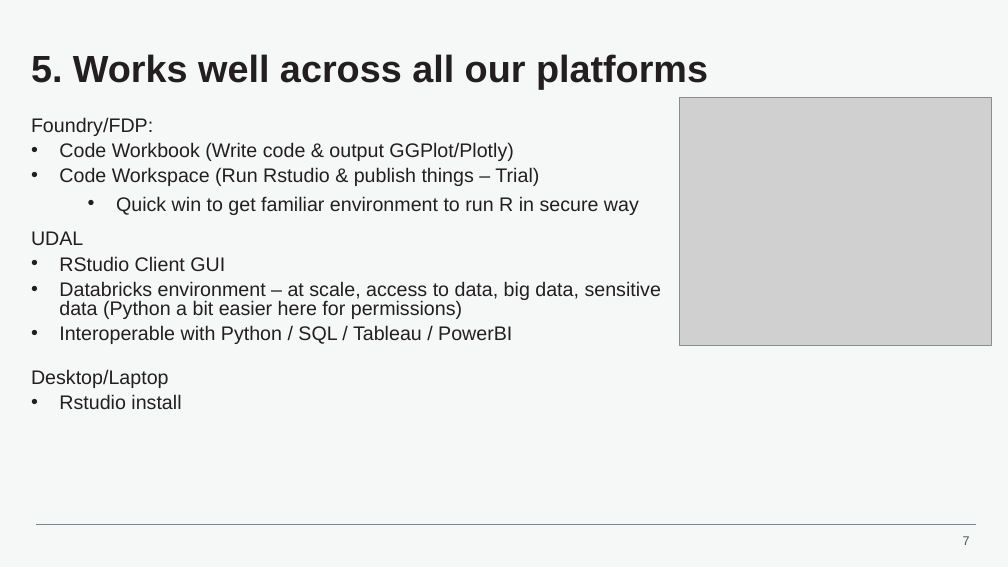
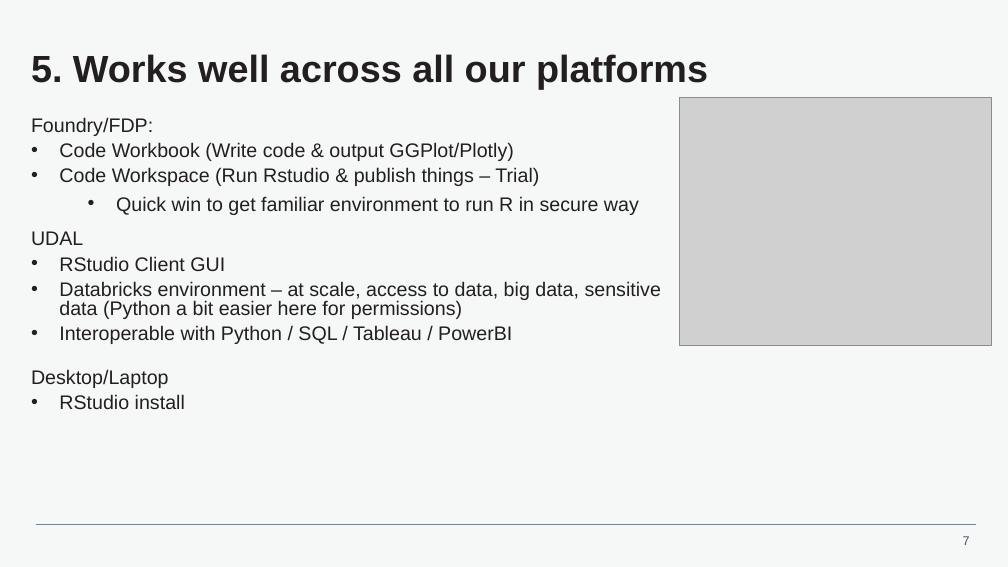
Before and after one commit to aporter121/r-stuff, a slide deck: slide 7 of Thoughts on R for regional leads.pptx. Drawn at 1008x567 pixels with LibreOffice and Linux fonts; fonts in the diff are those of the drawing; grey boxes stand for pictures. Boxes give left, top, right and bottom in pixels: in the first picture for what was removed or moved away, otherwise in the second. Text is boxed around its words. In the diff, an @@ line names an element or a change of style, - is before the commit and + after.

```diff
--- a/Thoughts on R for regional leads.pptx
+++ b/Thoughts on R for regional leads.pptx
@@ text at (x1=59, y1=394, x2=185, y2=409): text changed @@
-• Rstudio install
+• RStudio install
```
Also in this commit, not shown: 4 other slides changed.
